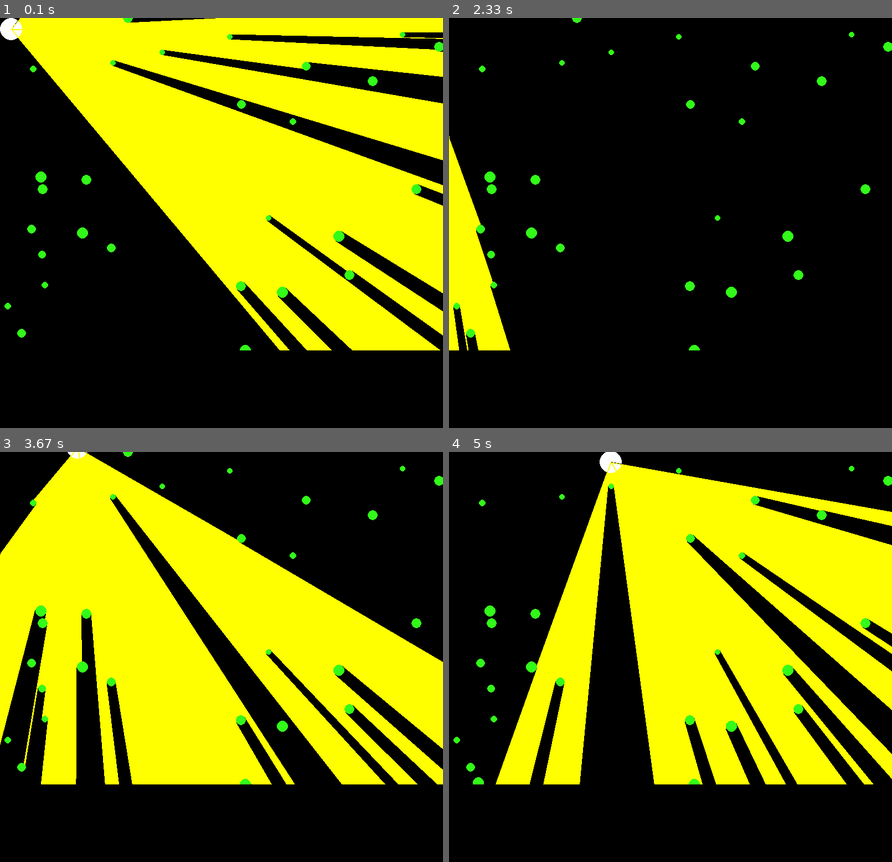
Above: before the commit, frames 1-4 (two rows, left to right).
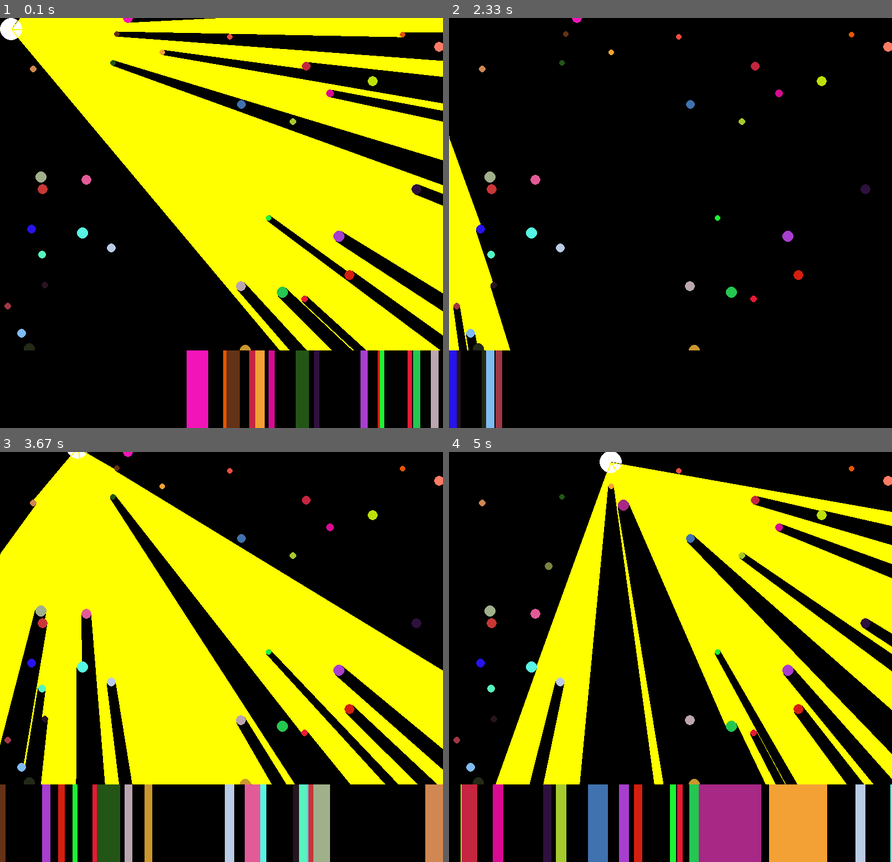
Above: after the commit, the same moments.

Repository: ZephyrSails/leben
Game: pygame game, started from game/main.py
Same seed, same stepped clock (60 frames per second), same inputs: the game is played once before the commit and once after it.
Inputs:
- Up to frame 1 (0.1 s): no input
- Up to frame 2 (2.33 s): hold Right 0.33-0.8 s; hold Up 0.83-1.13 s; hold Right 1.17-1.63 s; hold Left 1.67-2.2 s; hold Down from 2.23 s (still down)
- Up to frame 3 (3.67 s): release Down at 2.53 s; hold Left 2.57-2.97 s; hold Up 3-3.37 s; hold Right from 3.4 s (still down)
- Up to frame 4 (5 s): release Right at 4.03 s; hold Down 4.07-4.43 s; hold Left 4.47-4.93 s; hold Right from 4.97 s (still down)

The runs differ from the first frame. In frame 1, 8.1% of the frame differs, in the area x 1-100%, y 0-100%; in frame 2, 2.3%; in frame 3, 8.7%; in frame 4, 19%, in the area x 1-100%, y 3-100%.

Commit message:
add 1d vision

Diff:
--- a/game/leben.py
+++ b/game/leben.py
@@ -26,10 +26,13 @@
 
 
 class Leben(pygame.sprite.Sprite):
-    def __init__(self, screen, environment_group):
+    def __init__(self, game_screen, vision_screen, environment_group):
         super(Leben, self).__init__()
         # environment
-        self.screen = screen
+        self.game_screen = game_screen
+        self.vision_screen = vision_screen
+        self.environment_group = environment_group
+        self.objs_in_view = []
 
         # motion
         self.speed = 7
@@ -64,10 +67,6 @@
         self.draw_mouth()
 
         self.rect = self.surf.get_rect()
-
-        # environment
-        self.environment_group = environment_group
-        self.objs_in_view = []
 
     def set_direction(self, degree):
         self.dir_degree = degree  # degree, 0~360, 0 is right, 90 is up
@@ -97,8 +96,6 @@
             self.set_direction(self.dir_degree + self.turn_speed)
 
     def draw_mouth_line(self, radians):
-        # while radians < 0:
-        #     radians += math.pi
         pygame.draw.line(
             self.surf, self.bg_color, (int(self.x_init), int(self.y_init)),
             (int(self.x_init + self.radius * math.cos(radians)),
@@ -122,9 +119,6 @@
                 int(self.y + R * math.sin(radians)))
 
     def draw_vision(self):
-        # self.draw_line_from_center(self.dir_l_radians)
-        # self.draw_line_from_center(self.dir_r_radians)
-
         self.draw_semicircle_from_center(self.vision_len, self.dir_l_radians,
                                          self.dir_r_radians)
 
@@ -132,28 +126,31 @@
             self.draw_blind_area_from_center(R, l_radians, r_radians)
 
     def draw_line_from_center(self, radians):
-        pygame.draw.line(self.screen, self.vision_color,
+        pygame.draw.line(self.game_screen, self.vision_color,
                          (int(self.x), int(self.y)),
                          self.get_dot_from_center(self.vision_len, radians), 2)
 
     def draw_triangle_from_center(self, R, l_radians, r_radians):
-        pygame.draw.polygon(self.screen, self.vision_color,
+        pygame.draw.polygon(self.game_screen, self.vision_color,
                             [(int(self.x), int(self.y)),
                              self.get_dot_from_center(R, l_radians),
                              self.get_dot_from_center(R, r_radians)])
 
     def draw_semicircle_from_center(self, R, l_radians, r_radians):
         points = [(self.x, self.y)]
-        assert(l_radians < r_radians)
+        assert (l_radians < r_radians)
         radians = l_radians
         while radians < r_radians:
             points.append(self.get_dot_from_center(R, radians))
             radians += 0.2
         points.append(self.get_dot_from_center(R, r_radians))
 
-        pygame.draw.polygon(self.screen, self.vision_color, points)
+        pygame.draw.polygon(self.game_screen, self.vision_color, points)
 
     def draw_blind_area_from_center(self, R, l_radians, r_radians):
+        if l_radians > r_radians:
+            r_radians += 2 * math.pi
+
         assert l_radians < r_radians
         points = [
             self.get_dot_from_center(R, r_radians),
@@ -166,7 +163,7 @@
             radians += 0.2
         points.append(self.get_dot_from_center(self.vision_len, r_radians))
 
-        pygame.draw.polygon(self.screen, self.bg_color, points)
+        pygame.draw.polygon(self.game_screen, self.bg_color, points)
 
     def print(self):
         print("[{:.2f}, {:.2f}, {:.2f}]".format(self.x, self.y,
@@ -180,31 +177,47 @@
             if l_radians == None or r_radians == None:
                 continue
 
-            left = regulate_radians(self.dir_l_radians)
-            right = regulate_radians(self.dir_r_radians)
+            self.dir_l_radians = regulate_radians(self.dir_l_radians)
+            self.dir_r_radians = regulate_radians(self.dir_r_radians)
             l_radians = regulate_radians(l_radians)
             r_radians = regulate_radians(r_radians)
-            if left > right:
-                if l_radians < right:
+            if self.dir_l_radians > self.dir_r_radians:
+                if l_radians < self.dir_r_radians:
                     l_radians += 2 * math.pi
-                if r_radians < right:
+                if r_radians < self.dir_r_radians:
                     r_radians += 2 * math.pi
-                right += 2 * math.pi
+                self.dir_r_radians += 2 * math.pi
 
             obj_in_vision = False
 
             for radians in [l_radians, r_radians]:
-                if radians_between(radians, left, right):
+                if radians_between(radians, self.dir_l_radians,
+                                   self.dir_r_radians):
                     obj_in_vision = True
-                    # self.draw_line_from_center(radians)
             if obj_in_vision:
-                l_radians = regulate_radians(l_radians)
-                r_radians = regulate_radians(r_radians)
-                if l_radians > r_radians:
-                    r_radians += 2 * math.pi
                 self.objs_in_view.append((l_radians, r_radians, obj.color, R))
 
-            self.objs_in_view.sort(key=lambda p: p[3])
+            self.objs_in_view.sort(key=lambda p: -p[3])
+
+    def get_1d_vision(self, width):
+        radians_width = self.dir_r_radians - self.dir_l_radians
+
+        vision = [self.bg_color] * width
+
+        for l_radians, r_radians, color, R in self.objs_in_view:
+            left_idx = 0 if l_radians < self.dir_l_radians else int(
+                ((l_radians - self.dir_l_radians) / radians_width) * width)
+            right_idx = width if r_radians > self.dir_r_radians else int(
+                ((r_radians - self.dir_l_radians) / radians_width) * width)
+            vision[left_idx:right_idx] = [color] * (right_idx - left_idx)
+        return vision
+
+    def draw_1d_vision(self):
+        width, height = self.vision_screen.get_size()
+        color_table = self.get_1d_vision(width)
+        for idx, color in enumerate(color_table):
+            pygame.draw.line(self.vision_screen, color, (idx, 0),
+                             (idx, height), 1)
 
     def update(self, pressed_keys):
         if pressed_keys[K_UP]:
@@ -220,3 +233,5 @@
 
         self.draw_mouth()
         self.draw_vision()
+
+        self.draw_1d_vision()
--- a/game/main.py
+++ b/game/main.py
@@ -1,5 +1,6 @@
 from pflanze import Pflanze
 from leben import Leben
+from vision import Vision
 import pygame
 from pygame.locals import (
     K_ESCAPE,
@@ -11,19 +12,19 @@
 def main():
     SCREEN_WIDTH = 800
     SCREEN_HEIGHT = 600
-    PANEL_HEIGHT = 140
+    VISION_HEIGHT = 140
 
     pygame.init()
     screen = pygame.display.set_mode((SCREEN_WIDTH,
-                                      SCREEN_HEIGHT + PANEL_HEIGHT))
+                                      SCREEN_HEIGHT + VISION_HEIGHT))
     game_screen = pygame.Surface((SCREEN_WIDTH, SCREEN_HEIGHT))
-    panel_screen = pygame.Surface((SCREEN_WIDTH, PANEL_HEIGHT))
+    vision_screen = pygame.Surface((SCREEN_WIDTH, VISION_HEIGHT))
 
     running = True
 
     pflanzen = pygame.sprite.Group()
 
-    leben = Leben(game_screen, pflanzen)
+    leben = Leben(game_screen, vision_screen, pflanzen)
     leben_group = pygame.sprite.Group()
     leben_group.add(leben)
 
@@ -31,7 +32,7 @@
         pflanze = Pflanze(SCREEN_WIDTH, SCREEN_HEIGHT)
         pflanzen.add(pflanze)
 
-    for _ in range(28):
+    for _ in range(32):
         add_pflanze(pflanzen)
 
     while running:
@@ -58,6 +59,7 @@
             add_pflanze(pflanzen)
 
         screen.blit(game_screen, (0, 0))
+        screen.blit(vision_screen, (0, SCREEN_HEIGHT))
 
         pygame.display.flip()
 
--- a/game/pflanze.py
+++ b/game/pflanze.py
@@ -9,7 +9,8 @@
         self.y = random.randint(0, Y)
 
         self.radius = random.randint(5, 10)
-        self.color = (50, 250, 25)
+        self.color = (random.randint(0, 255), random.randint(0, 255),
+                      random.randint(0, 255))
         self.bg_color = (0, 0, 0)
 
         self.surf = pygame.Surface((self.radius * 2, self.radius * 2))
--- a/game/vision.py
+++ b/game/vision.py
@@ -1,4 +1,5 @@
 import pygame
 
-class Leben(pygame.sprite.Sprite):
-    pass
+class Vision(pygame.sprite.Sprite):
+    def __init__(self, leben):
+        pass
